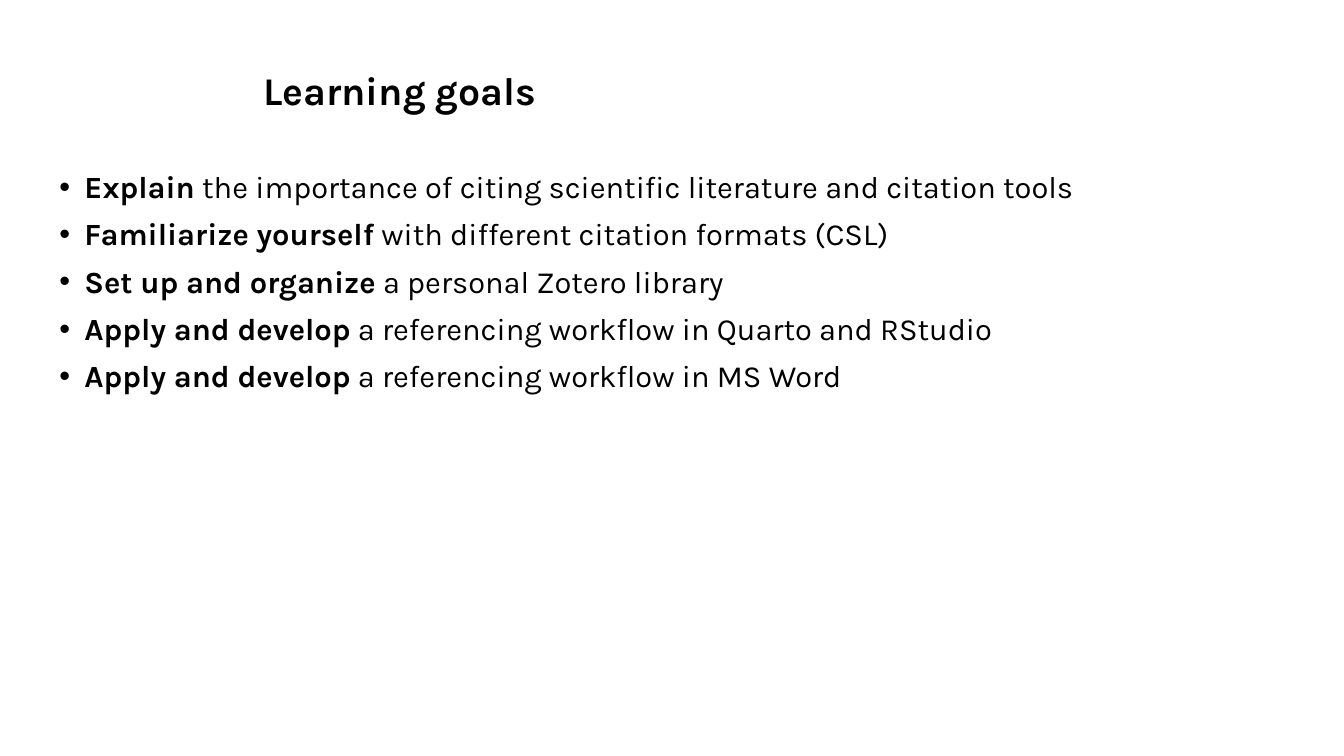
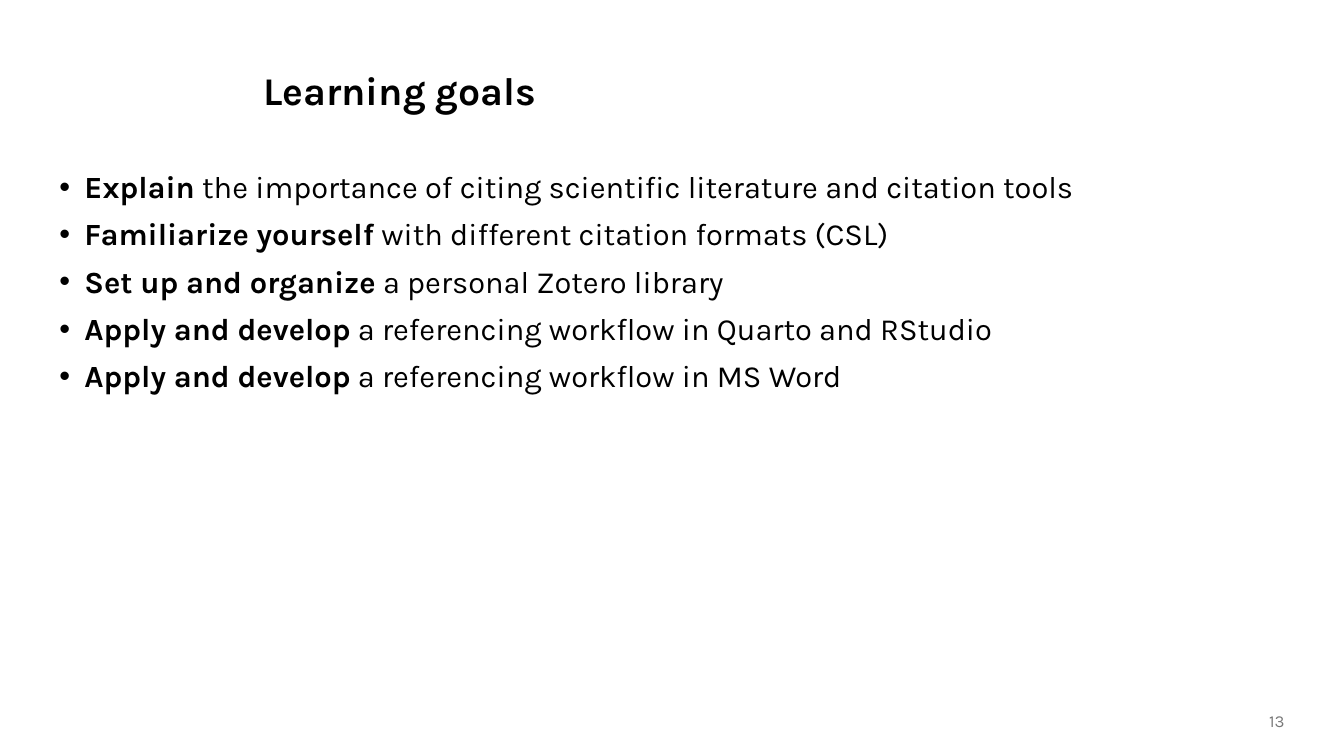
Before and after one commit to lmu-osc/train-the-trainer-test-repo-separate-slidedeck-zenodo, a slide deck: slide 13 of index.pptx. Drawn at 1344x756 pixels with LibreOffice and Linux fonts; fonts in the diff are those of the drawing; background and template pictures are left out. Boxes give left, top, right and bottom in pixels: in the first picture for what was removed or moved away, otherwise in the second. Text is boxed around its words. In the diff, an @@ line names an element or a change of style, - is before the commit and + after.

```diff
--- a/index.pptx
+++ b/index.pptx
@@ page number added at box(1269, 716, 1284, 727), 12 pt, text #797979 @@
+13
```
Also in this commit, not shown: 40 other slides changed, 5 other files.
